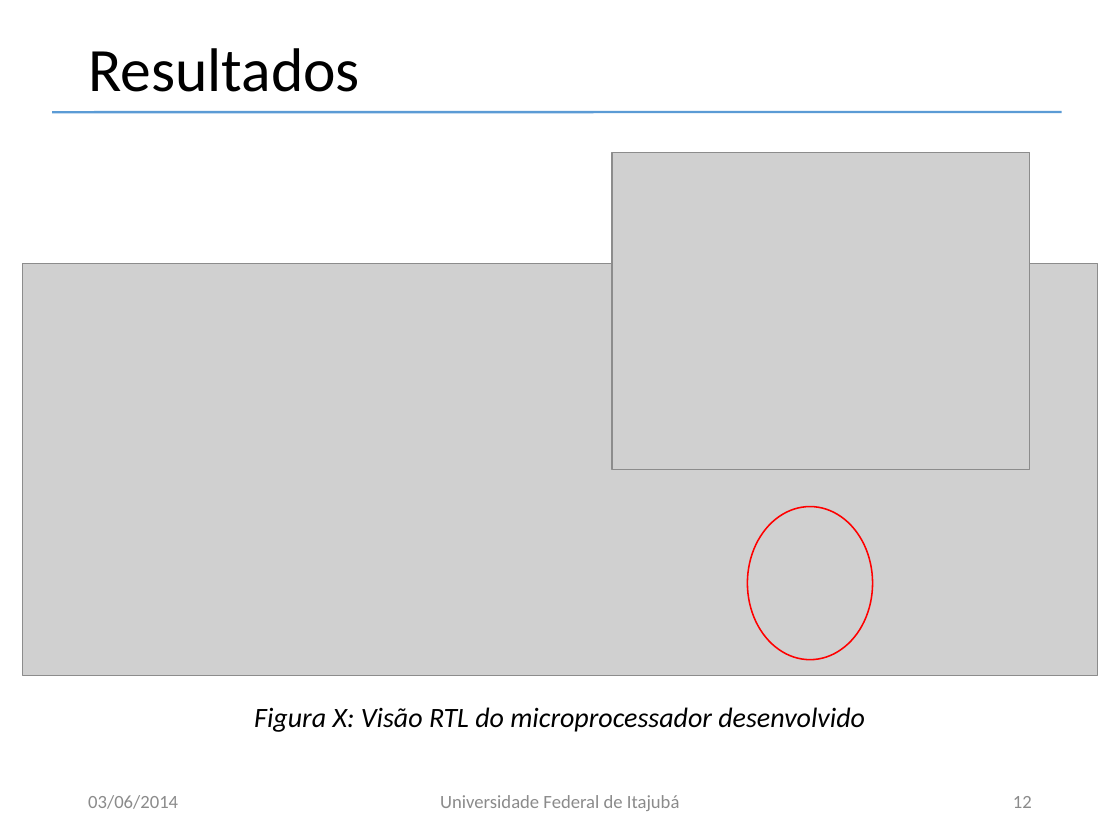
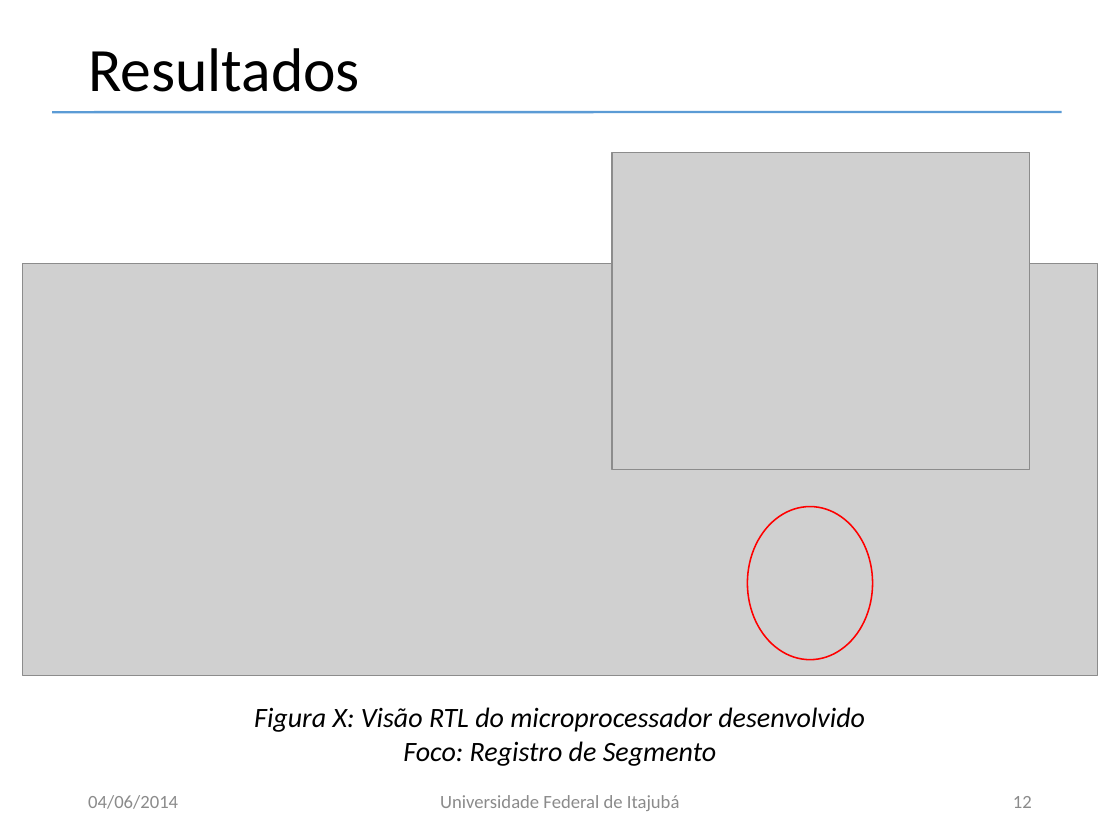
Before and after one commit to macaufreitas/micro-risc, a slide deck: slide 12 of Apresentacao/Apresentacao.pptx. Drawn at 1120x840 pixels with LibreOffice and Linux fonts; fonts in the diff are those of the drawing; grey boxes stand for pictures; background and template pictures are left out. Boxes give left, top, right and bottom in pixels: in the first picture for what was removed or moved away, otherwise in the second. Text is boxed around its words. In the diff, an @@ line names an element or a change of style, - is before the commit and + after.

```diff
--- a/Apresentacao/Apresentacao.pptx
+++ b/Apresentacao/Apresentacao.pptx
@@ text at [403, 741, 716, 766]: paragraph added @@
+Foco: Registro de Segmento
@@ text at [88, 795, 178, 809]: text changed @@
-03/06/2014
+04/06/2014
```
Also in this commit, not shown: 25 other slides changed.
